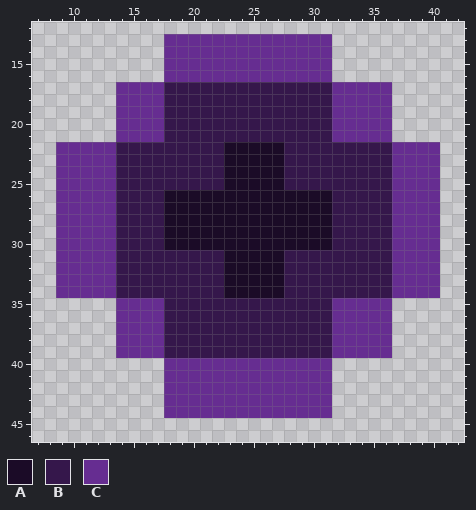
Edited in one commit: pixel-art sprite (sprites/sprBola/layers/36c745ed-8f07-40a7-a253-93acc19870b9/254c303e-9d03-4fb2-af80-71913ceacaa9.png). Above, as it was before the edit.
The file is 64x64 pixels. Shown: x 7..42, y 12..46. The old version is drawn lined up with the new one, on the new canvas.
Palette (. is transparent): A #1b0b27  B #35174b  C #662d91
Pixels before, first column x 9:
13 .........CCCCCCCCCCCCCC.........
14 .........CCCCCCCCCCCCCC.........
15 .........CCCCCCCCCCCCCC.........
16 .........CCCCCCCCCCCCCC.........
17 .....CCCCBBBBBBBBBBBBBBCCCCC....
18 .....CCCCBBBBBBBBBBBBBBCCCCC....
19 .....CCCCBBBBBBBBBBBBBBCCCCC....
20 .....CCCCBBBBBBBBBBBBBBCCCCC....
21 .....CCCCBBBBBBBBBBBBBBCCCCC....
22 CCCCCBBBBBBBBBAAAAABBBBBBBBBCCCC
23 CCCCCBBBBBBBBBAAAAABBBBBBBBBCCCC
24 CCCCCBBBBBBBBBAAAAABBBBBBBBBCCCC
25 CCCCCBBBBBBBBBAAAAABBBBBBBBBCCCC
26 CCCCCBBBBAAAAAAAAAAAAAABBBBBCCCC
27 CCCCCBBBBAAAAAAAAAAAAAABBBBBCCCC
28 CCCCCBBBBAAAAAAAAAAAAAABBBBBCCCC
29 CCCCCBBBBAAAAAAAAAAAAAABBBBBCCCC
30 CCCCCBBBBAAAAAAAAAAAAAABBBBBCCCC
31 CCCCCBBBBBBBBBAAAAABBBBBBBBBCCCC
32 CCCCCBBBBBBBBBAAAAABBBBBBBBBCCCC
33 CCCCCBBBBBBBBBAAAAABBBBBBBBBCCCC
34 CCCCCBBBBBBBBBAAAAABBBBBBBBBCCCC
35 .....CCCCBBBBBBBBBBBBBBCCCCC....
36 .....CCCCBBBBBBBBBBBBBBCCCCC....
37 .....CCCCBBBBBBBBBBBBBBCCCCC....
38 .....CCCCBBBBBBBBBBBBBBCCCCC....
39 .....CCCCBBBBBBBBBBBBBBCCCCC....
40 .........CCCCCCCCCCCCCC.........
41 .........CCCCCCCCCCCCCC.........
42 .........CCCCCCCCCCCCCC.........
43 .........CCCCCCCCCCCCCC.........
44 .........CCCCCCCCCCCCCC.........
And afterwards:
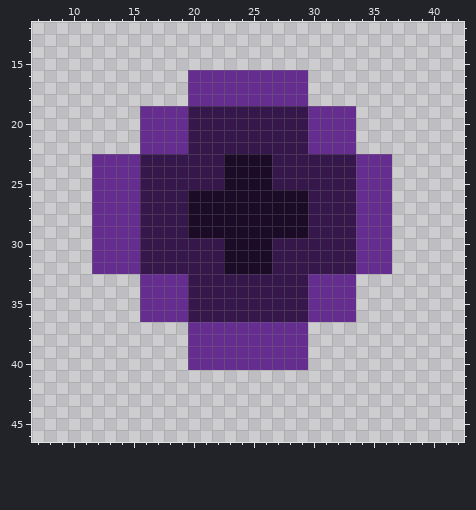
From old to new:
canvas 64x64 -> 50x50, the old top-left corner now at -7,-7 (the part of the old canvas that was cut away was empty and is not shown)
Changed rows in their new state; - is an unchanged pixel.
first column x 9:
13 ---------..............---------
14 ---------..............---------
15 ---------..............---------
16 ---------..----------..---------
17 -----......CCCCCCCCCC.......----
18 -----......CCCCCCCCCC.......----
19 -----..--CC----------CC--...----
20 -----..--CC----------CC--...----
21 -----..--CC----------CC--...----
22 .......CCCC---BBBBB--CCCC.......
23 ...--CC-----------B------CCC....
24 ...--CC-----------B------CCC....
25 ...--CC-----------B------CCC....
26 ...--CC--BB----------BB--CCC....
27 ...--CC--BB----------BB--CCC....
28 ...--CC--BB----------BB--CCC....
29 ...--CC--BB----------BB--CCC....
30 ...--CC--BBBBB----BBBBB--CCC....
31 ...--CC-----------B------CCC....
32 ...--CC-----------B------CCC....
33 .......CCCC---BBBBB--CCCC.......
34 .......CCCC---BBBBB--CCCC.......
35 -----..--CC----------CC--...----
36 -----..--CC----------CC--...----
37 -----......CCCCCCCCCC.......----
38 -----......CCCCCCCCCC.......----
39 -----......CCCCCCCCCC.......----
40 ---------..----------..---------
41 ---------..............---------
42 ---------..............---------
43 ---------..............---------
44 ---------..............---------
